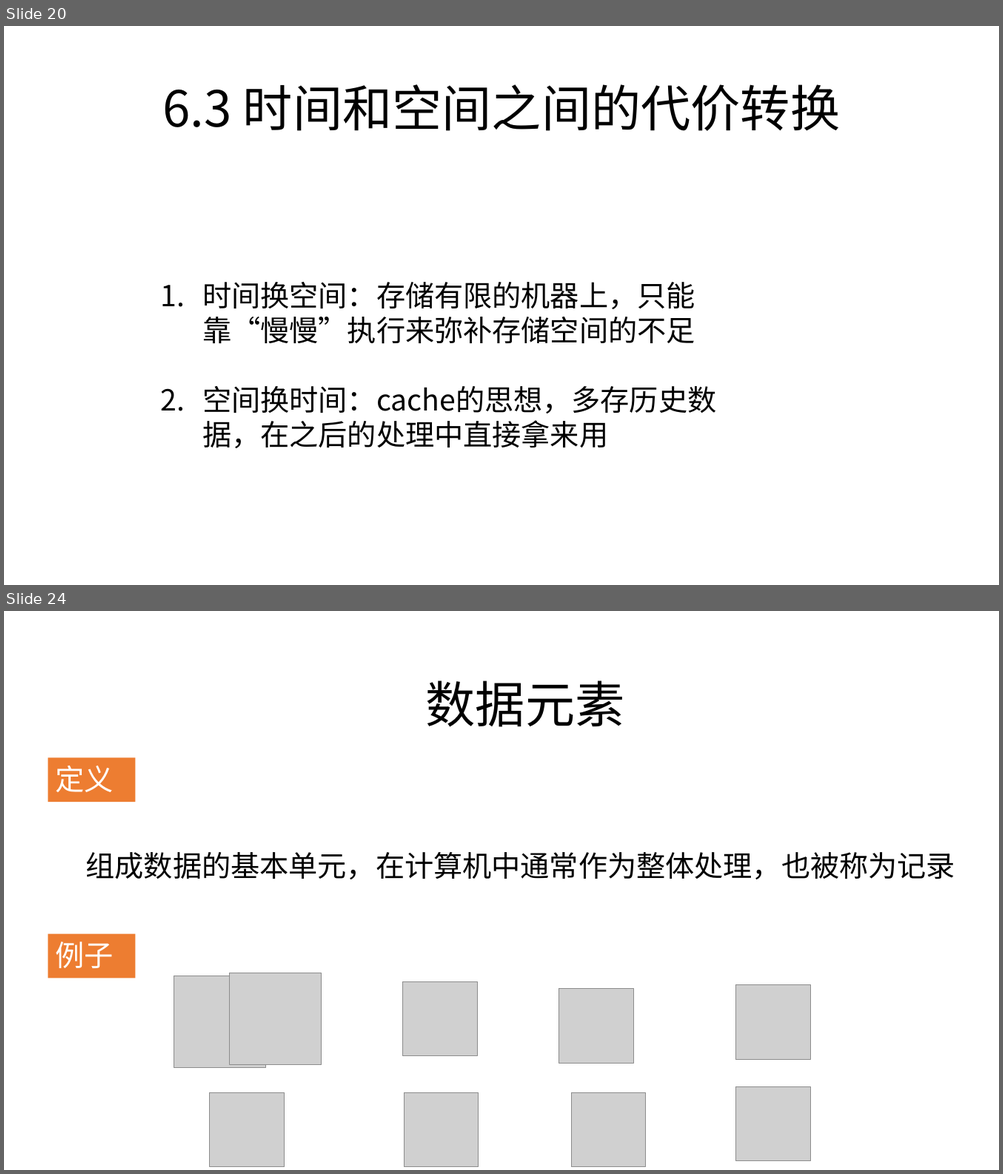
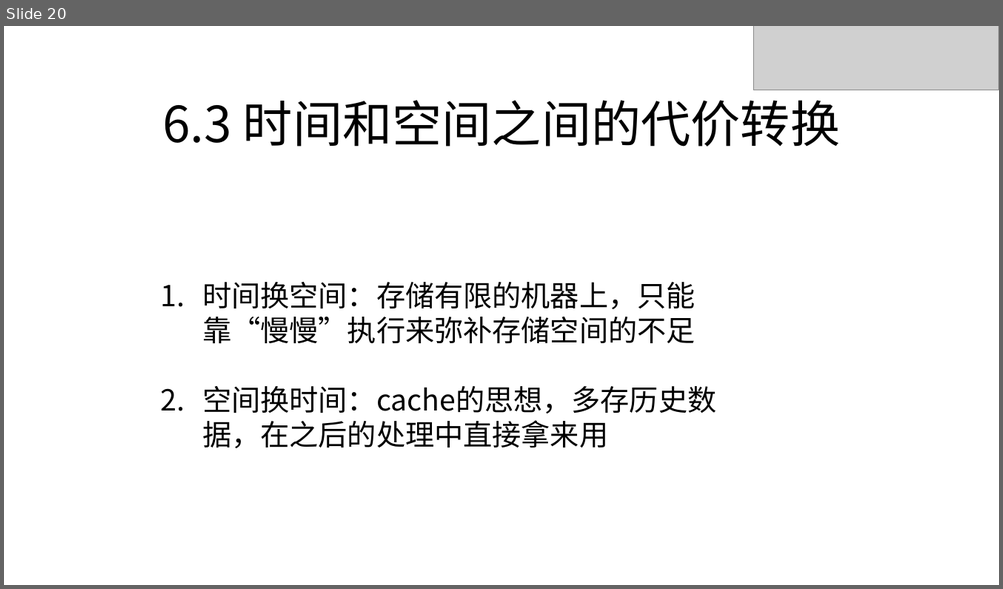
Before and after one commit to zjyesir/hmc_data_structure, a slide deck: 1.2算法.pptx. Shown one above the other, each under a label of ours: slides 20 and 24 before the commit, slide 20 after it; the slides between them are not shown. The pictures are 1003x1174 and 1003x589 pixels, drawn with LibreOffice and Linux fonts; fonts in the diff are those of the drawing; grey boxes stand for pictures; background and template pictures are left out. Boxes give left, top, right and bottom in pixels: in the first picture for what was removed or moved away, otherwise in the second. Text is boxed around its words. In the diff, an @@ line names an element or a change of style, - is before the commit and + after.

```diff
--- a/1.2算法.pptx
+++ b/1.2算法.pptx
@@ slide 24 removed at box(4, 611, 999, 1170), background picture (left out) @@
@@ text removed at box(426, 681, 625, 727) @@
-数据元素
@@ rectangle removed at box(48, 758, 135, 802) @@
-定义
@@ text removed at box(86, 852, 955, 880) @@
-组成数据的基本单元，在计算机中通常作为整体处理，也被称为记录
@@ rectangle removed at box(48, 934, 135, 978) @@
-例子
@@ picture removed at box(174, 977, 266, 1068) @@
@@ picture removed at box(229, 974, 321, 1065) @@
@@ picture removed at box(402, 982, 477, 1056) @@
@@ picture removed at box(736, 985, 811, 1059) @@
@@ picture removed at box(559, 988, 634, 1063) @@
@@ picture removed at box(210, 1093, 284, 1167) @@
@@ picture removed at box(404, 1093, 478, 1167) @@
@@ picture removed at box(571, 1093, 646, 1167) @@
@@ picture removed at box(736, 1087, 811, 1162) @@
@@ slide 20 changed as well @@
@@ picture added at box(754, 26, 999, 90) @@
@@ text "6.3 时间和空间之间的代价转换": place and size @@
-text "6.3 时间和空间之间的代价转换" at box(163, 84, 839, 131)
+text "6.3 时间和空间之间的代价转换" at box(163, 100, 839, 147)
```
Also in this commit, not shown: 19 other slides changed, 13 other slides removed, 4 other files.
